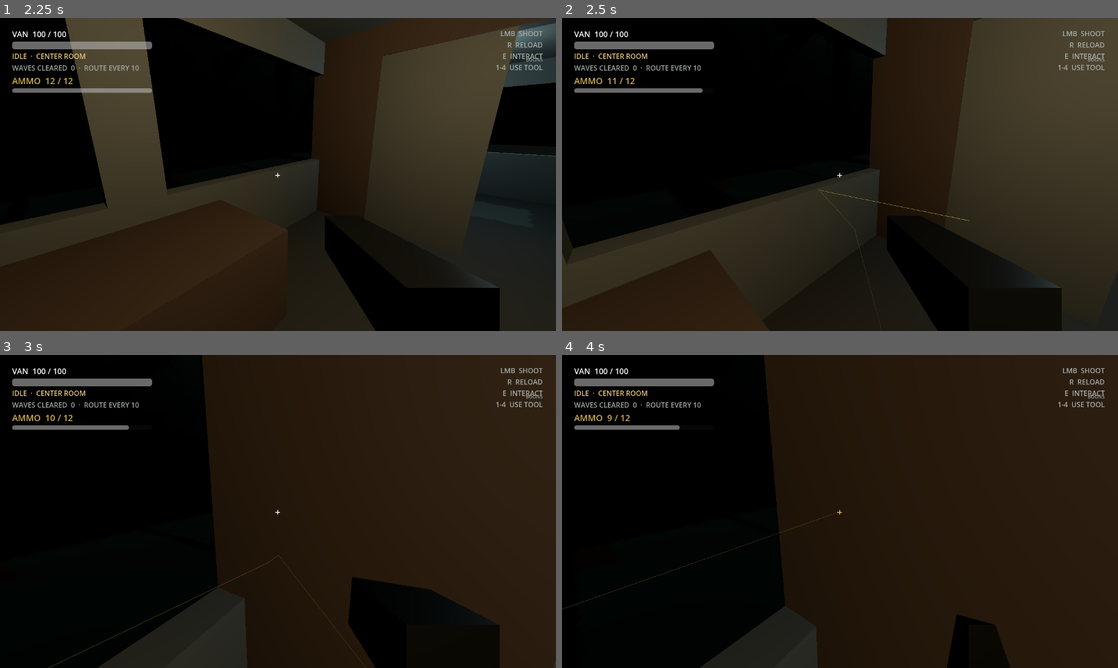
Above: before the commit, frames 1-4 (two rows, left to right).
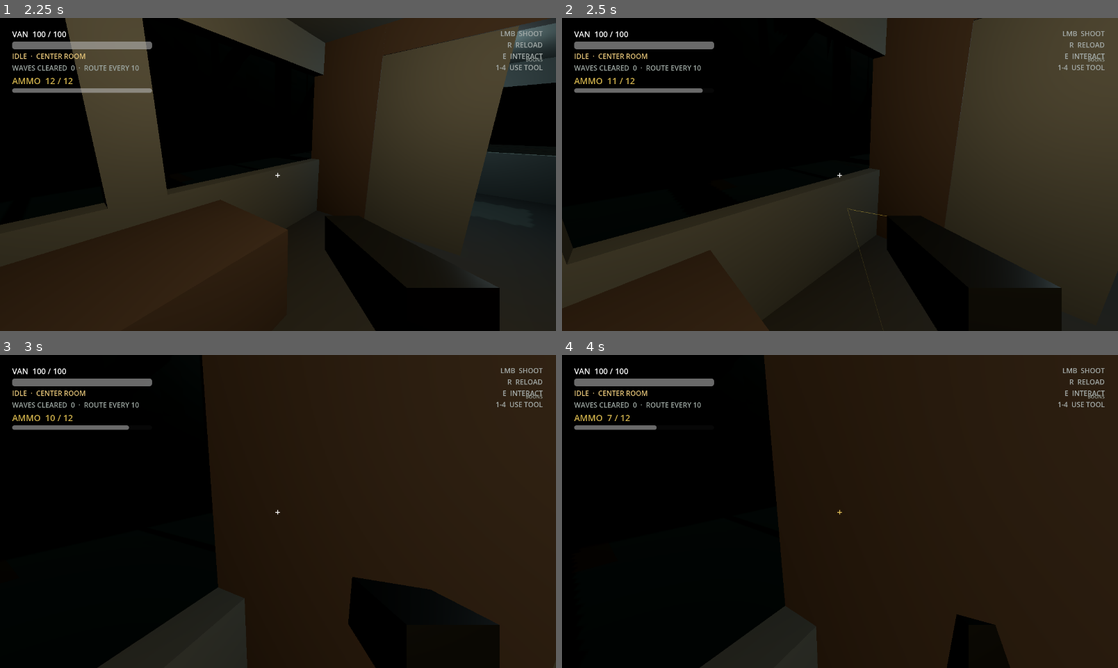
Above: after the commit, the same moments.

Repository: SebastianFreitas/van-gunner
Game: Godot game, scene res://scenes/boot/boot.tscn
Two runs of this game, one before a commit and one after it. Both use one fixed random seed, a clock stepped at 60 frames per second and the inputs below.
Inputs (mouse positions are in pixels of both pictures, inside the frame that each line leads up to):
- Up to frame 1 (2.25 s): tap Enter at 0.5 s; move the mouse to (400, 158) at 0.52 s; press the mouse at (400, 158) at 0.53 s; hold D (move_right) 0.53-1.25 s; release the mouse at (400, 158) at 1.25 s; click "SLOT 1 · NEW RUN" at 1.25 s; tap Space at 2 s; move the mouse to (250, 174) at 2.02 s; hold W (move_forward) from 2.03 s (still down); tap E (interact) at 2.1 s
- Up to frame 2 (2.5 s): keep holding W (move_forward); click (812, 174) at 2.3 s
- Up to frame 3 (3 s): keep holding W (move_forward); move the mouse to (289, 505) at 2.77 s; press the mouse at (289, 505) at 2.78 s
- Up to frame 4 (4 s): keep holding W (move_forward); tap Enter at 3.5 s; move the mouse to (834, 517) at 3.52 s; release the mouse at (834, 517) at 3.53 s; tap 1 (use_slot_1) at 3.6 s; click (834, 517) at 3.8 s

Frame 1 is identical in both runs. In frame 2, 0.1% of the frame differs, in the area x 46-74%, y 54-99%; in frame 3, 0.1%; in frame 4, 0.2%, in the area x 0-50%, y 19-82%.

Commit message:
Fix gun aiming with camera-muzzle convergence and van velocity inheritance.
Co-authored-by: Cursor <cursoragent@cursor.com>

Diff:
--- a/scripts/combat/bullet_visual.gd
+++ b/scripts/combat/bullet_visual.gd
@@ -1,15 +1,14 @@
 class_name BulletVisual
 extends Node3D
 
-## Cosmetic bullet mesh + trail. Driven by the logical Projectile so it cannot
-## overshoot into geometry between physics frames.
+## Cosmetic bullet mesh + trail locked to the logical Projectile.
 
-const BULLET_VISUAL_SCALE := 0.22
+const BULLET_VISUAL_SCALE := 0.28
 const TRAIL_FADE_SECONDS := 0.45
 
 var _velocity := Vector3.ZERO
-var _follow_logical := false
-
+var _muzzle_origin := Vector3.ZERO
+var _travelled := 0.0
 var _bullet_mesh: MeshInstance3D
 var _trail_line: MeshInstance3D
 
@@ -17,45 +16,39 @@
 func setup(
 	origin: Vector3,
 	velocity: Vector3,
-	gravity_scale: float,
+	_gravity_scale: float,
 	info: DamageInfo,
 	stats: GunStats
 ) -> void:
+	_muzzle_origin = origin
+	_travelled = 0.0
 	global_position = origin
 	_velocity = velocity
-	_follow_logical = false
 	_ensure_nodes()
 	_apply_size(stats.bullet_size)
 	_apply_trail_color(info)
 	if _trail_line and _trail_line.has_method("clear_points"):
 		_trail_line.call("clear_points")
-	_update_trail()
 	if _bullet_mesh:
 		_bullet_mesh.show()
 	show()
 
 
-func follows_logical() -> bool:
-	return _follow_logical
-
-
-func place_along_path(origin: Vector3, direction: Vector3, distance: float, velocity: Vector3) -> void:
-	_velocity = velocity
-	global_position = origin + direction * distance
-	_update_trail()
-	_orient_to_velocity()
-
-
 func sync_to(position: Vector3, velocity: Vector3) -> void:
 	_velocity = velocity
+	var step := global_position.distance_to(position)
+	_travelled += step
 	global_position = position
-	_update_trail()
+	# Seed the trail at the muzzle once so it reads as leaving the gun.
+	if _trail_line and _trail_line.has_method("add_point"):
+		if _travelled <= step + 0.0001:
+			_trail_line.call("add_point", _muzzle_origin)
+		_trail_line.call("add_point", position)
 	_orient_to_velocity()
 
 
 func on_bounce(contact: Vector3, exit: Vector3, velocity: Vector3) -> void:
 	_velocity = velocity
-	_follow_logical = true
 	global_position = exit
 	if _trail_line and _trail_line.has_method("set_bounce_vertex"):
 		_trail_line.call("set_bounce_vertex", contact, exit)
@@ -113,11 +106,6 @@
 		_trail_line.call("set_trail_color", BulletTrail.color_for_damage_type(dmg_type))
 
 
-func _update_trail() -> void:
-	if _trail_line and _trail_line.has_method("add_point"):
-		_trail_line.call("add_point", global_position)
-
-
 func _orient_to_velocity() -> void:
 	if _velocity.length_squared() < 0.001:
 		return
--- a/scripts/combat/gun_controller.gd
+++ b/scripts/combat/gun_controller.gd
@@ -5,16 +5,24 @@
 signal ammo_changed(current: int, max_ammo: int)
 signal reloading_changed(is_reloading: bool)
 
+## Never converge onto a hit closer than this — stops near-plane muzzle swing.
+const MIN_CONVERGENCE_DISTANCE := 2.0
+## Brief camera pitch punch on fire (radians). Recovers in feedback tween.
+const CAMERA_KICK := 0.012
+
 @export var stats_controller_path: NodePath
 @export var muzzle_offset := Vector3(0.0, 0.0, -0.38)
 
 @onready var camera: Camera3D = get_parent()
 @onready var muzzle_flash: OmniLight3D = $MuzzleFlash
+
+@onready var _weapon_rest_position: Vector3 = position
 
 var _stats_controller: GunStatsController
 var _current_ammo := 0
 var _next_shot_time := 0
 var _is_reloading := false
+var _feedback_tween: Tween
 
 
 func _ready() -> void:
@@ -39,24 +47,28 @@
 		_start_reload()
 		return
 
+	var muzzle := _get_muzzle_position()
 	var aim := _get_aim_point(stats.aim_range)
-	var origin := camera.global_position
-	var direction := (aim - origin).normalized()
+	aim = _clamp_convergence(muzzle, aim, stats.aim_range)
+	aim = _resolve_muzzle_obstruction(muzzle, aim)
+
+	var direction := (aim - muzzle).normalized()
 	if direction.length_squared() < 0.0001:
 		direction = -camera.global_basis.z
-	var muzzle := _get_muzzle_position()
-
-	var projectile := _spawn_projectile(origin, direction, stats, muzzle)
-	var player := camera.get_parent().get_parent()
+
+	var van_velocity := _get_van_velocity()
+	var projectile := _spawn_projectile(muzzle, direction, stats, van_velocity)
+	var player := _get_player()
 	var traits := BoonTraits.find_on(player)
 	if traits:
 		BoonCombat.dispatch_bonus_projectiles(
 			get_tree(),
-			origin,
+			muzzle,
 			direction,
 			stats,
 			player as CollisionObject3D,
-			traits
+			traits,
+			van_velocity
 		)
 	_track_projectile_feedback(projectile)
 	_current_ammo -= 1
@@ -104,28 +116,90 @@
 	return GunStats.new()
 
 
+func _get_player() -> Node:
+	return camera.get_parent().get_parent()
+
+
 func _get_muzzle_position() -> Vector3:
 	return global_transform * muzzle_offset
 
 
+func _get_exclude_rids() -> Array[RID]:
+	var exclude: Array[RID] = []
+	var player := _get_player()
+	if player is CollisionObject3D:
+		exclude.append((player as CollisionObject3D).get_rid())
+	return exclude
+
+
+## Camera-center raycast — where the crosshair is actually looking.
 func _get_aim_point(max_range: float) -> Vector3:
 	var origin := camera.global_position
 	var direction := -camera.global_basis.z
 	var end := origin + direction * max_range
-	var query := PhysicsRayQueryParameters3D.create(origin, end, DamageResolver.ENEMY_MASK | DamageResolver.WORLD_MASK)
+	var query := PhysicsRayQueryParameters3D.create(
+		origin,
+		end,
+		DamageResolver.ENEMY_MASK | DamageResolver.WORLD_MASK
+	)
 	query.collide_with_areas = true
-	var player := camera.get_parent().get_parent()
-	if player is CollisionObject3D:
-		query.exclude = [(player as CollisionObject3D).get_rid()]
+	query.exclude = _get_exclude_rids()
 	var result := camera.get_world_3d().direct_space_state.intersect_ray(query)
 	if result.is_empty():
 		return end
+	var hit_pos: Vector3 = result.position
+	# Too close: converge on a point at min distance so the muzzle doesn't swing wildly.
+	if origin.distance_to(hit_pos) < MIN_CONVERGENCE_DISTANCE:
+		return origin + direction * MIN_CONVERGENCE_DISTANCE
+	return hit_pos
+
+
+## Keep aim far enough from the muzzle that look_at correction stays stable.
+func _clamp_convergence(muzzle: Vector3, aim: Vector3, max_range: float) -> Vector3:
+	var cam_dir := -camera.global_basis.z
+	if muzzle.distance_to(aim) >= MIN_CONVERGENCE_DISTANCE:
+		return aim
+	return camera.global_position + cam_dir * maxf(MIN_CONVERGENCE_DISTANCE, max_range * 0.25)
+
+
+## If the muzzle→aim segment hits cover/window frame first, aim at that contact.
+func _resolve_muzzle_obstruction(muzzle: Vector3, aim: Vector3) -> Vector3:
+	var query := PhysicsRayQueryParameters3D.create(
+		muzzle,
+		aim,
+		DamageResolver.ENEMY_MASK | DamageResolver.WORLD_MASK
+	)
+	query.collide_with_areas = true
+	query.exclude = _get_exclude_rids()
+	var result := camera.get_world_3d().direct_space_state.intersect_ray(query)
+	if result.is_empty():
+		return aim
 	return result.position
 
 
-func _spawn_projectile(origin: Vector3, direction: Vector3, stats: GunStats, visual_origin: Vector3) -> Projectile:
-	var shooter := camera.get_parent().get_parent() as CollisionObject3D
-	return BoonCombat.spawn_projectile(get_tree(), origin, direction, stats, shooter, visual_origin)
+func _spawn_projectile(
+	origin: Vector3,
+	direction: Vector3,
+	stats: GunStats,
+	van_velocity: Vector3
+) -> Projectile:
+	var shooter := _get_player() as CollisionObject3D
+	return BoonCombat.spawn_projectile(
+		get_tree(),
+		origin,
+		direction,
+		stats,
+		shooter,
+		origin,
+		van_velocity
+	)
+
+
+func _get_van_velocity() -> Vector3:
+	var travel := get_tree().get_first_node_in_group(&"travel_controller") as TravelController
+	if travel:
+		return travel.get_van_velocity()
+	return Vector3.ZERO
 
 
 func _start_reload() -> void:
@@ -157,13 +231,18 @@
 
 func _play_feedback() -> void:
 	muzzle_flash.show()
-	var rest_position := position
+	muzzle_flash.light_energy = 2.5
+	if _feedback_tween and _feedback_tween.is_valid():
+		_feedback_tween.kill()
+	position = _weapon_rest_position
 	position.z += 0.08
-	var tween := create_tween()
-	tween.set_parallel()
-	tween.tween_property(self, "position", rest_position, 0.09)
-	tween.tween_property(muzzle_flash, "light_energy", 0.0, 0.06)
-	tween.chain().tween_callback(_reset_flash)
+	camera.rotation.x = -CAMERA_KICK
+	_feedback_tween = create_tween()
+	_feedback_tween.set_parallel()
+	_feedback_tween.tween_property(self, "position", _weapon_rest_position, 0.09)
+	_feedback_tween.tween_property(muzzle_flash, "light_energy", 0.0, 0.06)
+	_feedback_tween.tween_property(camera, "rotation:x", 0.0, 0.11)
+	_feedback_tween.chain().tween_callback(_reset_flash)
 
 
 func _reset_flash() -> void:
--- a/scripts/combat/projectile.gd
+++ b/scripts/combat/projectile.gd
@@ -36,7 +36,6 @@
 var _trail_line: MeshInstance3D
 var _visual: BulletVisual
 var _visual_origin := Vector3.ZERO
-var _fire_direction := Vector3.FORWARD
 
 
 func setup(
@@ -44,7 +43,8 @@
 	stats: GunStats,
 	info: DamageInfo,
 	shooter: CollisionObject3D,
-	visual_origin = null
+	visual_origin = null,
+	inherited_velocity: Vector3 = Vector3.ZERO
 ) -> void:
 	_pooled = false
 	_despawning = false
@@ -52,7 +52,7 @@
 	_has_hit = false
 	_bounce_count = 0
 	_distance_travelled = 0.0
-	velocity = direction.normalized() * stats.bullet_speed
+	velocity = direction.normalized() * stats.bullet_speed + inherited_velocity
 	gravity_scale = stats.bullet_weight
 	damage_info = info
 	owner_rid = RID()
@@ -64,21 +64,14 @@
 	bounce_speed_retention = stats.bounce_speed_retention
 	bounce_damage_retention = stats.bounce_damage_retention
 	_collision_mask = collision_mask
-	_fire_direction = direction.normalized()
 	_clear_visual()
+	# Prefer a detached cosmetic visual so the trail can fade after despawn.
+	var cosmetic_origin := global_position
 	if visual_origin is Vector3:
-		_visual_origin = visual_origin as Vector3
-		_spawn_visual(_visual_origin, info, stats)
-		_hide_self_visuals()
-	else:
-		_ensure_trail_line()
-		_apply_trail_color(info)
-		_apply_size(stats.bullet_size)
-		_update_trail()
-		if _bullet_mesh:
-			_bullet_mesh.show()
-		if _trail_line:
-			_trail_line.show()
+		cosmetic_origin = visual_origin as Vector3
+	_visual_origin = cosmetic_origin
+	_spawn_visual(_visual_origin, info, stats)
+	_hide_self_visuals()
 	show()
 
 
@@ -273,10 +266,7 @@
 func _sync_visual() -> void:
 	if not _visual:
 		return
-	if _visual.follows_logical():
-		_visual.sync_to(global_position, velocity)
-	else:
-		_visual.place_along_path(_visual_origin, _fire_direction, _distance_travelled, velocity)
+	_visual.sync_to(global_position, velocity)
 
 
 func _spawn_visual(origin: Vector3, info: DamageInfo, stats: GunStats) -> void:
--- a/scripts/combat/projectile_pool.gd
+++ b/scripts/combat/projectile_pool.gd
@@ -27,7 +27,8 @@
 	stats: GunStats,
 	info: DamageInfo,
 	shooter: CollisionObject3D,
-	visual_origin = null
+	visual_origin = null,
+	inherited_velocity: Vector3 = Vector3.ZERO
 ) -> Projectile:
 	var projectile: Projectile = null
 	while not _pool.is_empty():
@@ -42,7 +43,7 @@
 		projectile.reparent(spawn_parent)
 
 	projectile.global_position = origin
-	projectile.setup(direction, stats, info, shooter, visual_origin)
+	projectile.setup(direction, stats, info, shooter, visual_origin, inherited_velocity)
 	return projectile
 
 
--- a/scripts/player/boon_behavior_context.gd
+++ b/scripts/player/boon_behavior_context.gd
@@ -26,3 +26,4 @@
 var poison_tick_speed_mult := 1.0
 var poisoned_chill_bonus := 0.0
 var projectile_shooter: CollisionObject3D
+var inherited_velocity := Vector3.ZERO
--- a/scripts/player/boon_combat.gd
+++ b/scripts/player/boon_combat.gd
@@ -143,7 +143,8 @@
 	direction: Vector3,
 	stats: GunStats,
 	shooter: CollisionObject3D,
-	traits: BoonTraits
+	traits: BoonTraits,
+	inherited_velocity: Vector3 = Vector3.ZERO
 ) -> void:
 	if not traits or not tree:
 		return
@@ -154,6 +155,7 @@
 	ctx.fire_direction = direction
 	ctx.gun_stats = stats
 	ctx.projectile_shooter = shooter
+	ctx.inherited_velocity = inherited_velocity
 	BoonBehaviorRegistry.dispatch_bonus_projectiles(ctx)
 
 
@@ -171,11 +173,21 @@
 	direction: Vector3,
 	stats: GunStats,
 	shooter: CollisionObject3D,
-	visual_origin = null
+	visual_origin = null,
+	inherited_velocity: Vector3 = Vector3.ZERO
 ) -> Projectile:
 	var info := DamageInfo.create(stats.damage_per_shot, stats.damage_type, shooter)
 	var spawn_parent := tree.current_scene if tree.current_scene else tree.root
-	return ProjectilePool.acquire(spawn_parent, origin, direction, stats, info, shooter, visual_origin)
+	return ProjectilePool.acquire(
+		spawn_parent,
+		origin,
+		direction,
+		stats,
+		info,
+		shooter,
+		visual_origin,
+		inherited_velocity
+	)
 
 
 static func spawn_radial_cold_projectiles(
--- a/scripts/player/boon_stat_handlers.gd
+++ b/scripts/player/boon_stat_handlers.gd
@@ -195,5 +195,7 @@
 				ctx.fire_origin,
 				spread_dir,
 				cold_stats,
-				ctx.projectile_shooter
+				ctx.projectile_shooter,
+				ctx.fire_origin,
+				ctx.inherited_velocity
 			)
--- a/scripts/player/fps_player.gd
+++ b/scripts/player/fps_player.gd
@@ -53,8 +53,6 @@
 		usables.try_use_slot(2)
 	elif event.is_action_pressed("use_slot_4"):
 		usables.try_use_slot(3)
-	elif event.is_action_pressed("shoot") and Input.mouse_mode == Input.MOUSE_MODE_CAPTURED:
-		weapon.try_fire()
 
 
 func _physics_process(delta: float) -> void:
@@ -85,6 +83,8 @@
 	var resulting_local_velocity := reference_basis.inverse() * velocity
 	_local_horizontal_velocity.x = resulting_local_velocity.x
 	_local_horizontal_velocity.z = resulting_local_velocity.z
+	if Input.is_action_pressed("shoot") and Input.mouse_mode == Input.MOUSE_MODE_CAPTURED:
+		weapon.try_fire()
 	_update_interaction()
 
 
--- a/scripts/run/travel_controller.gd
+++ b/scripts/run/travel_controller.gd
@@ -49,6 +49,7 @@
 var _side_street_left := false
 var _side_street_right := false
 var _rng: RandomNumberGenerator
+var _van_velocity := Vector3.ZERO
 
 @onready var corridor_root: Node3D = $"../../ExteriorCorridor"
 @onready var travel_path: Path3D = $"../../TravelPath"
@@ -58,6 +59,7 @@
 
 func _ready() -> void:
 	process_physics_priority = -100
+	add_to_group(&"travel_controller")
 	_rng = RandomNumberGenerator.new()
 	_rng.seed = GameSession.run_seed
 	_apply_meta_travel_speed()
@@ -96,17 +98,28 @@
 	_spawn_route_segments_until(segment_ahead_distance)
 
 
+func get_van_velocity() -> Vector3:
+	return _van_velocity
+
+
 func _physics_process(delta: float) -> void:
 	if not _should_scroll():
+		_van_velocity = Vector3.ZERO
 		return
 	var movement := travel_speed * delta
 	if _turn_state == TurnState.APPROACHING and _turn_direction == &"":
 		movement = minf(movement, maxf(0.0, _approach_stop_progress - van_follow.progress))
 	if movement <= 0.0:
-		return
-
+		_van_velocity = Vector3.ZERO
+		return
+
+	var previous_position := van_follow.global_position
 	distance += movement
 	van_follow.progress += movement
+	if delta > 0.0:
+		_van_velocity = (van_follow.global_position - previous_position) / delta
+	else:
+		_van_velocity = Vector3.ZERO
 	_spawn_segments_ahead()
 	_update_turn()
 	_prune_world()
